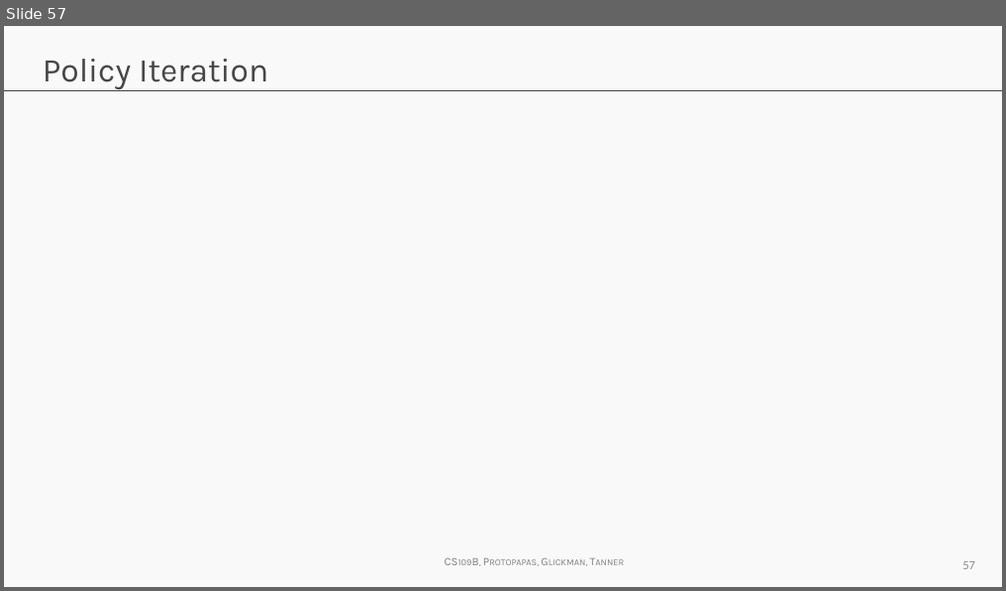
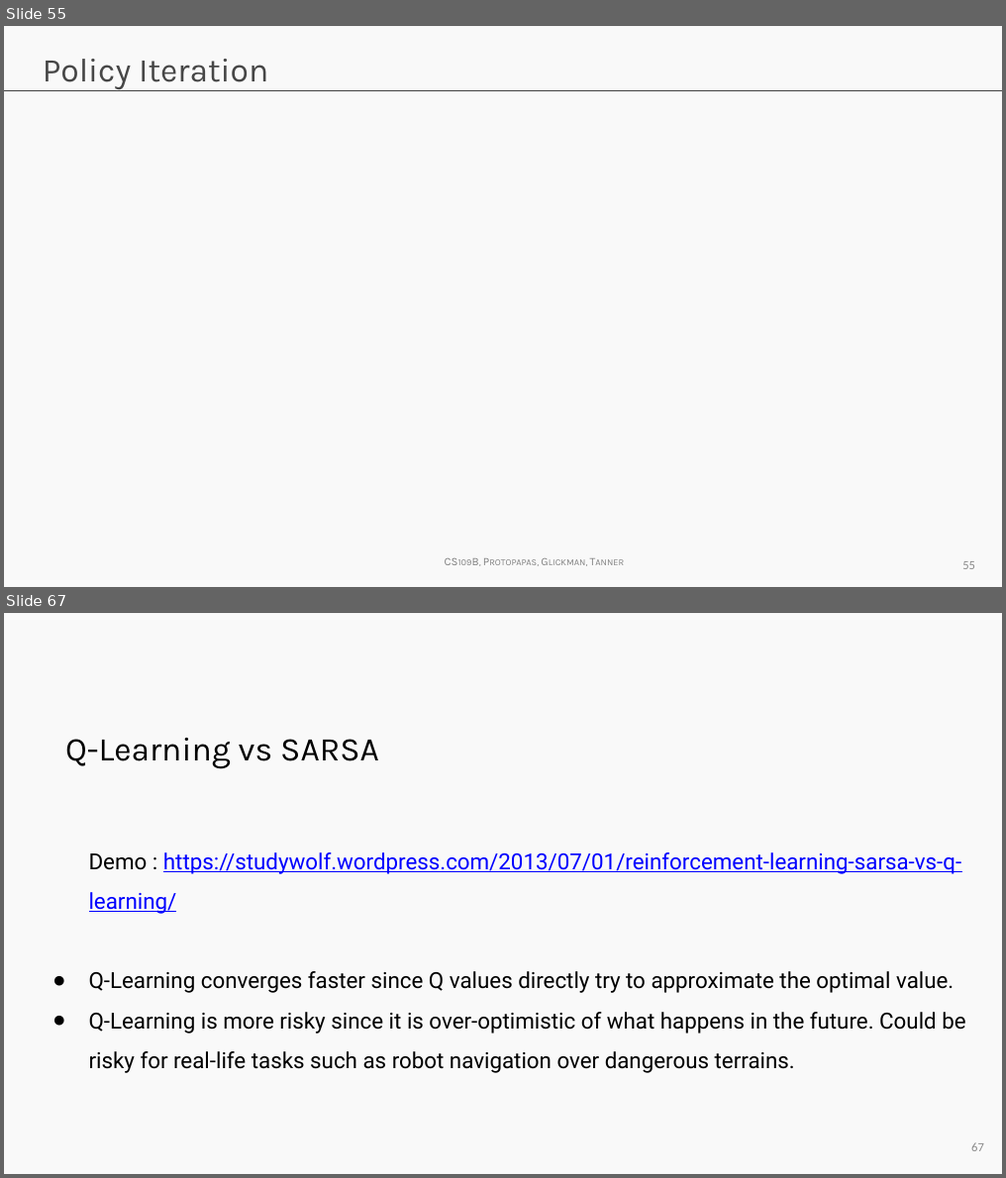
Before and after one commit to wfseaton/2020-CS109B, a slide deck: content/lectures/lecture20/presentation/cs109b_RL.pptx. Shown one above the other, each under a label of ours: slide 57 before the commit, slides 55 and 67 after it; the slides between them are not shown. The pictures are 1006x591 and 1006x1178 pixels, drawn with LibreOffice and Linux fonts; fonts in the diff are those of the drawing; grey boxes stand for pictures; background and template pictures are left out. Boxes give left, top, right and bottom in pixels: in the first picture for what was removed or moved away, otherwise in the second. Text is boxed around its words. In the diff, an @@ line names an element or a change of style, - is before the commit and + after.

```diff
--- a/content/lectures/lecture20/presentation/cs109b_RL.pptx
+++ b/content/lectures/lecture20/presentation/cs109b_RL.pptx
@@ slide 67 added at bbox=[4, 613, 1002, 1174], background #F9F9F9 @@
@@ title added at bbox=[65, 738, 379, 769], 24 pt, text #000000 @@
+Q-Learning vs SARSA
@@ text added at bbox=[89, 853, 965, 1073], 16 pt, text #000000 @@
+Demo : https://studywolf.wordpress.com/2013/07/01/reinforcement-learning-sarsa-vs-q-learning/
+● Q-Learning converges faster since Q values directly try to approximate the optimal value.
+● Q-Learning is more risky since it is over-optimistic of what happens in the future. Could be risky for real-life tasks such as robot navigation over dangerous terrains.
@@ page number added at bbox=[971, 1143, 984, 1152], 9 pt, text #8C8C8C @@
+67
@@ what was slide 57 is now slide 55 @@
@@ page number at bbox=[962, 562, 975, 570]: text changed @@
-57
+55
```
Also in this commit, not shown: 6 slides changed, 12 other slides added, 7 slides removed, 21 other files.
